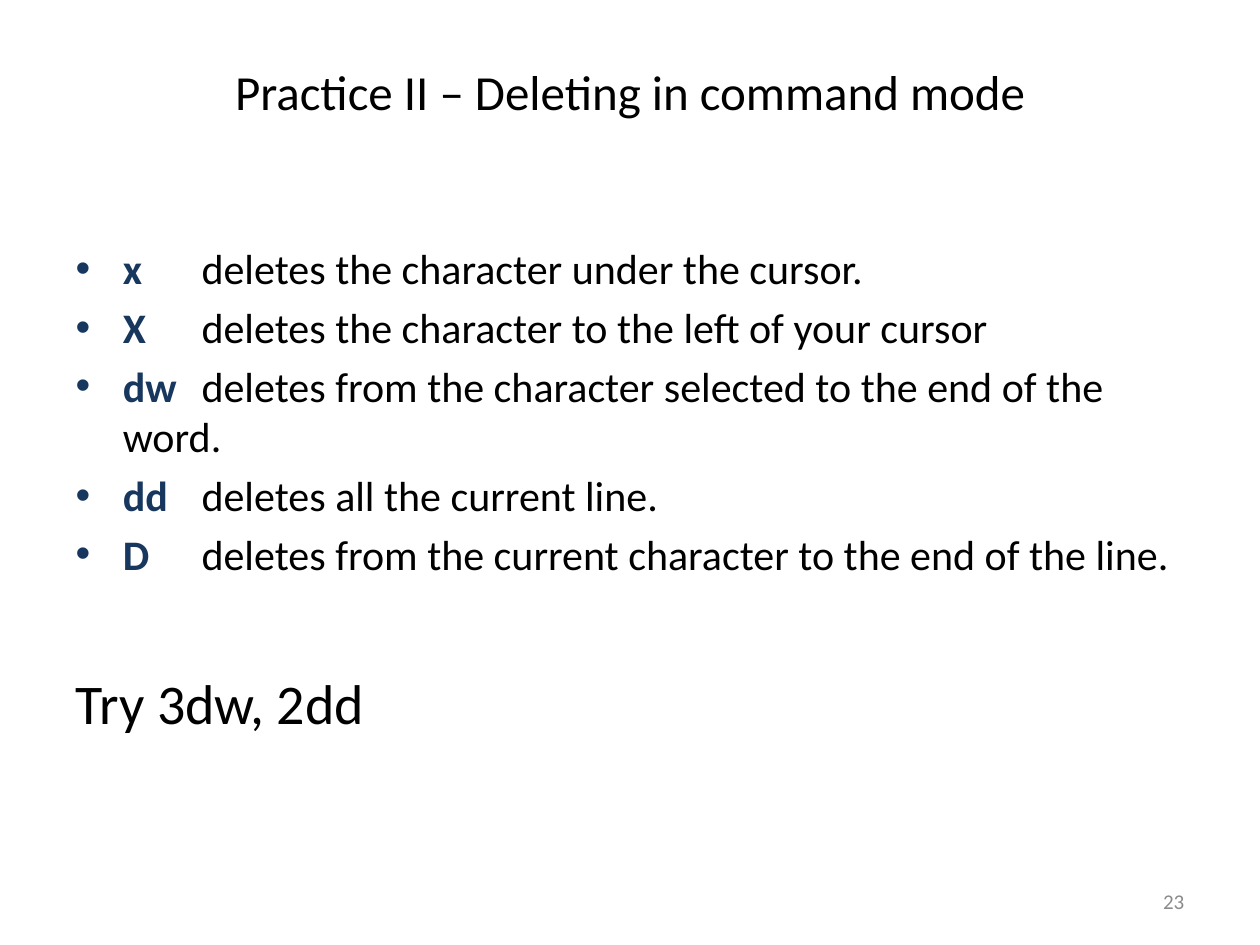
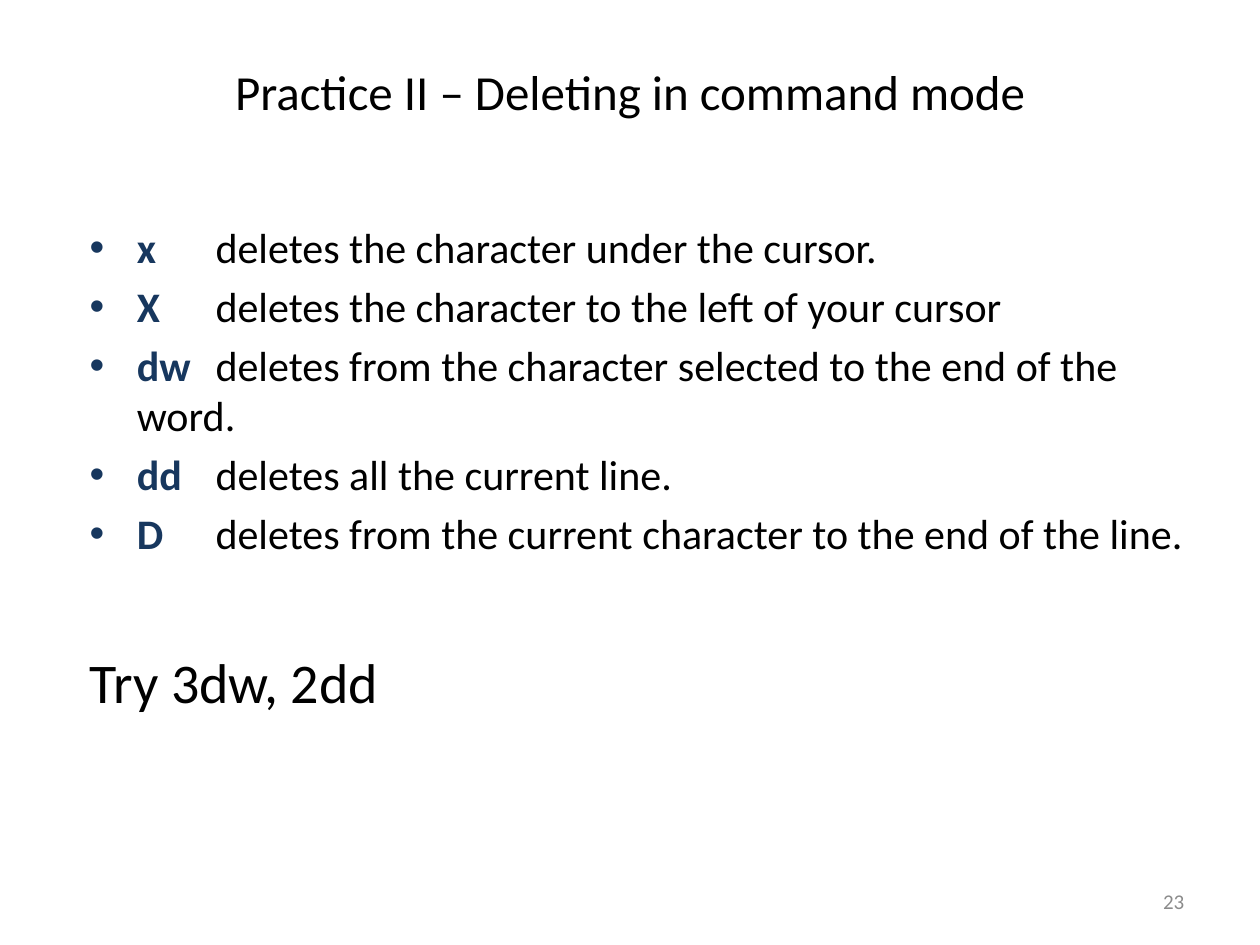
Before and after one commit to liu3zhenlab/teaching, a slide deck: slide 23 of PLPTH813Bioinformatis/2021/labs/lab01_Excel_regex_vi.pptx. Drawn at 1260x945 pixels with LibreOffice and Linux fonts; fonts in the diff are those of the drawing. Boxes give left, top, right and bottom in pixels: in the first picture for what was removed or moved away, otherwise in the second. Text is boxed around its words. In the diff, an @@ line names an element or a change of style, - is before the commit and + after.

```diff
--- a/PLPTH813Bioinformatis/2021/labs/lab01_Excel_regex_vi.pptx
+++ b/PLPTH813Bioinformatis/2021/labs/lab01_Excel_regex_vi.pptx
@@ text "x deletes the character under ...": place and size @@
-text "x deletes the character under ..." at (76,254,1169,733)
+text "x deletes the character under ..." at (90,233,1183,712)
```
Also in this commit, not shown: 1 other slide changed, 6 other files.
